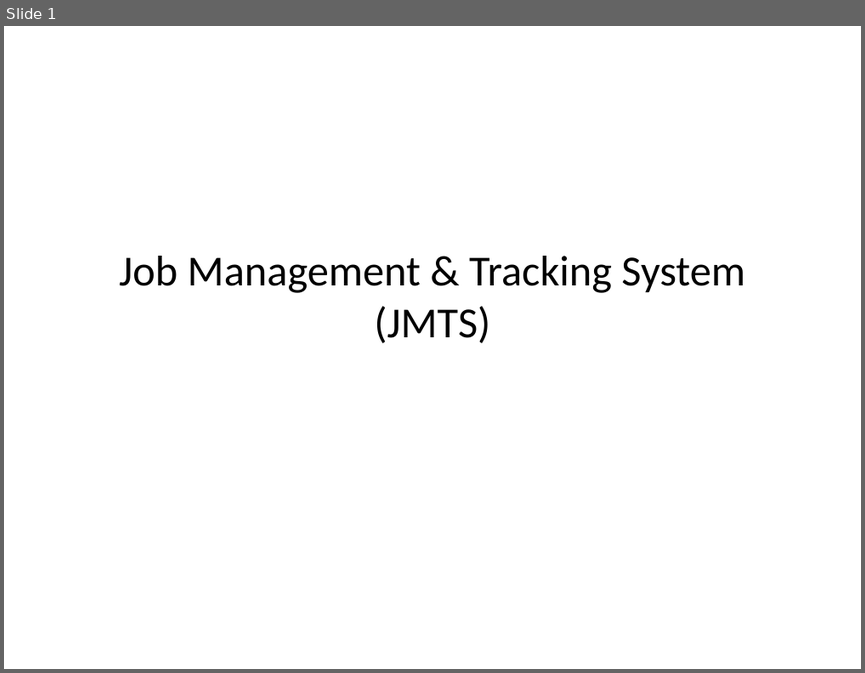
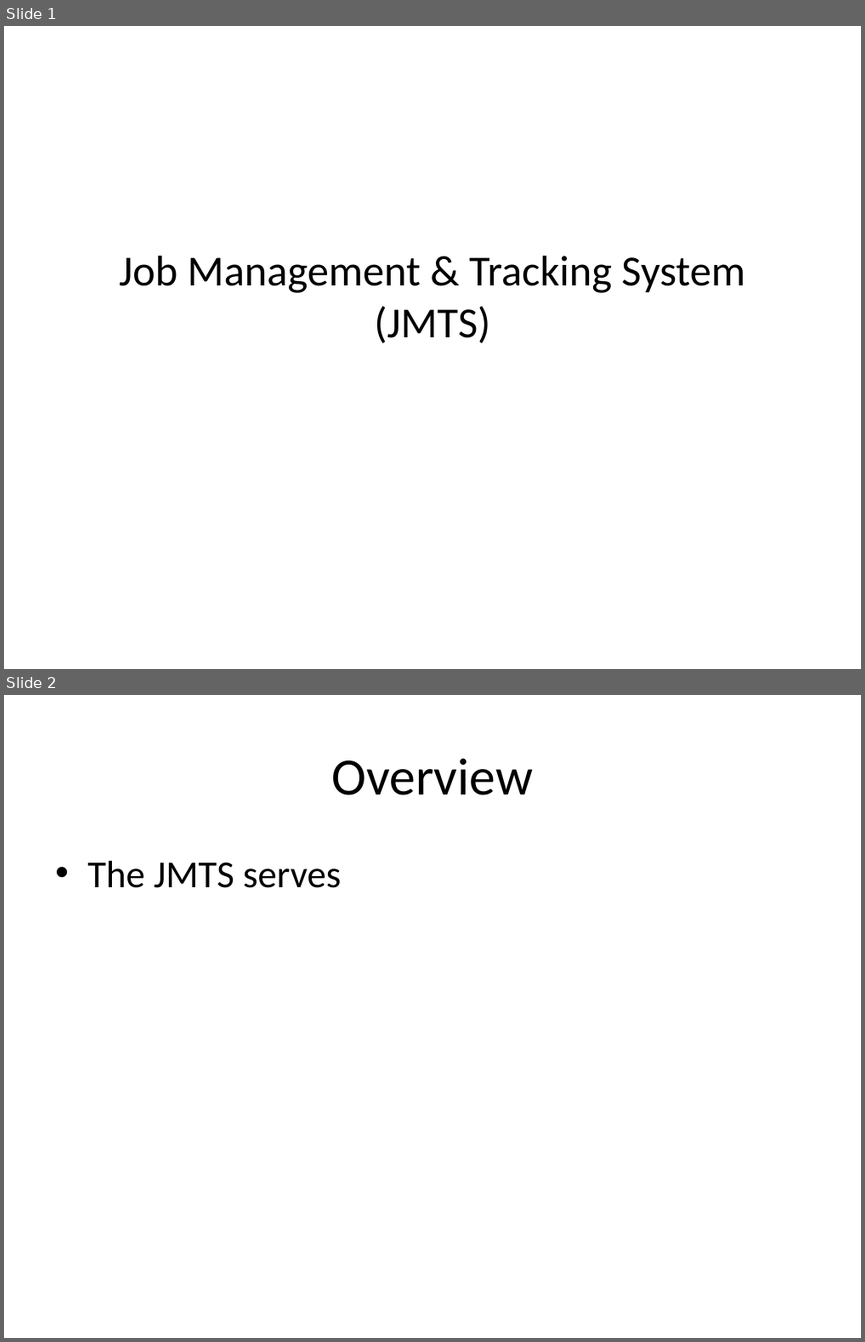
Before and after one commit to DPBandA/job-management-tracking-system, a slide deck: doc/Job Management & Tracking System Presentation.pptx. Shown one above the other, each under a label of ours: slide 1 before the commit, slides 1 and 2 after it. The pictures are 865x673 and 865x1342 pixels, drawn with LibreOffice and Linux fonts; fonts in the diff are those of the drawing. Boxes give left, top, right and bottom in pixels: in the first picture for what was removed or moved away, otherwise in the second. Text is boxed around its words. In the diff, an @@ line names an element or a change of style, - is before the commit and + after.

```diff
--- a/doc/Job Management & Tracking System Presentation.pptx
+++ b/doc/Job Management & Tracking System Presentation.pptx
@@ slide 2 added at [4, 695, 861, 1338], background #FFFFFF @@
@@ title added at [331, 758, 533, 795], 44 pt, text #000000 @@
+Overview
@@ text added at [87, 861, 341, 888], 32 pt, text #000000 @@
+• The JMTS serves
```
Also in this commit, not shown: 1 slide removed, 12 other files.
